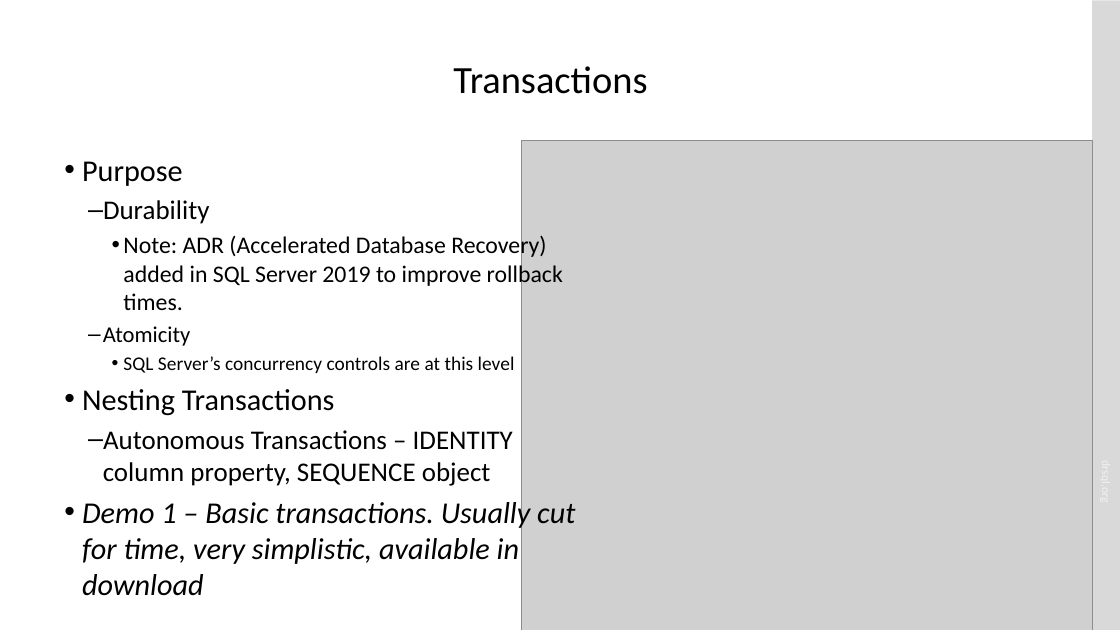
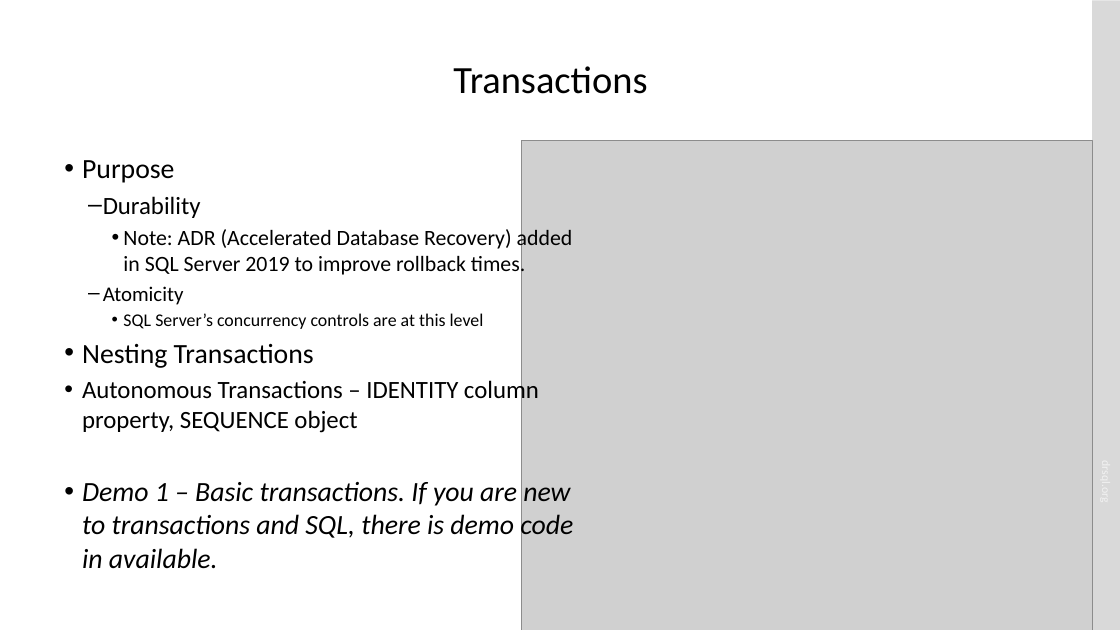
Before and after one commit to drsqlgithub/Presentation-Downloads, a slide deck: slide 12 of Concurrency/Matters of Concurrency.pptx (slide 6 before the commit). Drawn at 1120x630 pixels with LibreOffice and Linux fonts; fonts in the diff are those of the drawing; grey boxes stand for pictures. Boxes give left, top, right and bottom in pixels: in the first picture for what was removed or moved away, otherwise in the second. Text is boxed around its words. In the diff, an @@ line names an element or a change of style, - is before the commit and + after.

Commit message:
Working on new version of Matters of Concurrency PPT

```diff
--- a/Concurrency/Matters of Concurrency.pptx
+++ b/Concurrency/Matters of Concurrency.pptx
@@ text at (82, 160, 573, 433): size 25.9 to 23.8 pt in "Purpose", "Nesting Transactions"; size 23.1 to 21.2 pt in "Durability", "Autonomous Transactions – IDENTITY column property, SEQUENCE ..."; size 20.4 to 18.7 pt in "Note: ADR (Accelerated Database Recovery) added in ..."; size 19.4 to 17.9 pt in "Atomicity"; size 16.6 to 15.3 pt in "SQL Server’s concurrency controls are at this ..."; bullet – to •; list level 2 to 1 in "Autonomous Transactions – IDENTITY column ..." @@
@@ text at (82, 482, 573, 569): text changed; size 25.9 to 23.8 pt @@
-• Demo 1 – Basic transactions. Usually cut for time, very simplistic, available in download
+• Demo 1 – Basic transactions. If you are new to transactions and SQL, there is demo code in available.
```
Also in this commit, not shown: 5 other slides changed, 7 slides added, 3 other files.
